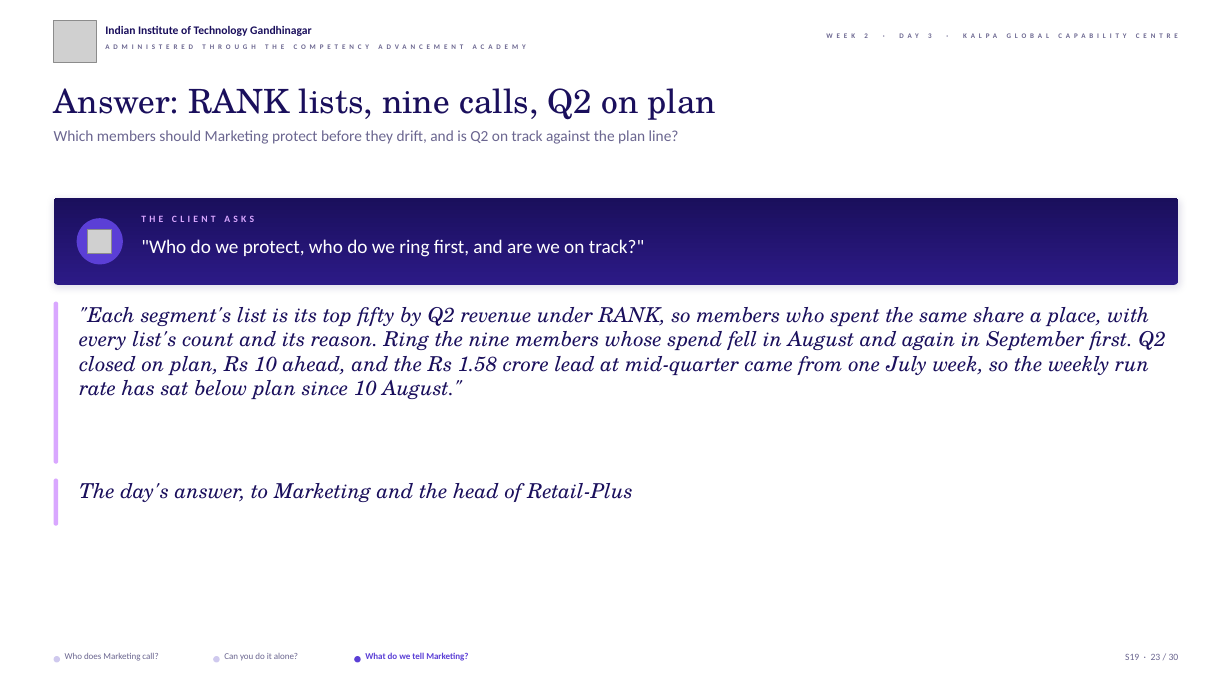
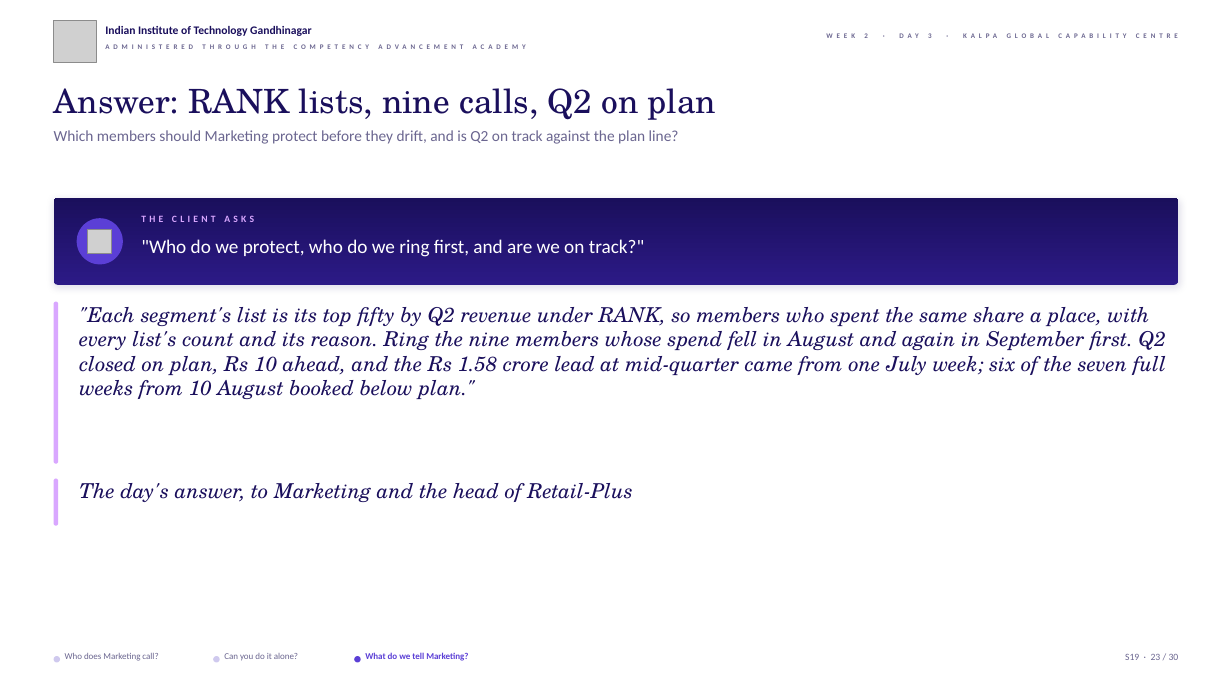
Before and after one commit to fde-academy-lab/c2-content-factory, a slide deck: slide 23 of content/W02/D3/slides/C2_W02_D03_half2_STUDENT.pptx. Drawn at 1232x693 pixels with LibreOffice and Linux fonts; fonts in the diff are those of the drawing; grey boxes stand for pictures; background and template pictures are left out. Boxes give left, top, right and bottom in pixels: in the first picture for what was removed or moved away, otherwise in the second. Text is boxed around its words. In the diff, an @@ line names an element or a change of style, - is before the commit and + after.

```diff
--- a/content/W02/D3/slides/C2_W02_D03_half2_STUDENT.pptx
+++ b/content/W02/D3/slides/C2_W02_D03_half2_STUDENT.pptx
@@ text at <box>79,307,1166,399</box>: text changed @@
-"Each segment's list is its top fifty by Q2 revenue under RANK, so members who spent the same share a place, with every list's count and its reason. Ring the nine members whose spend fell in August and again in September first. Q2 closed on plan, Rs 10 ahead, and the Rs 1.58 crore lead at mid-quarter came from one July week, so the weekly run rate has sat below plan since 10 August."
+"Each segment's list is its top fifty by Q2 revenue under RANK, so members who spent the same share a place, with every list's count and its reason. Ring the nine members whose spend fell in August and again in September first. Q2 closed on plan, Rs 10 ahead, and the Rs 1.58 crore lead at mid-quarter came from one July week; six of the seven full weeks from 10 August booked below plan."
```
Also in this commit, not shown: 21 other slides changed, 43 other files.
